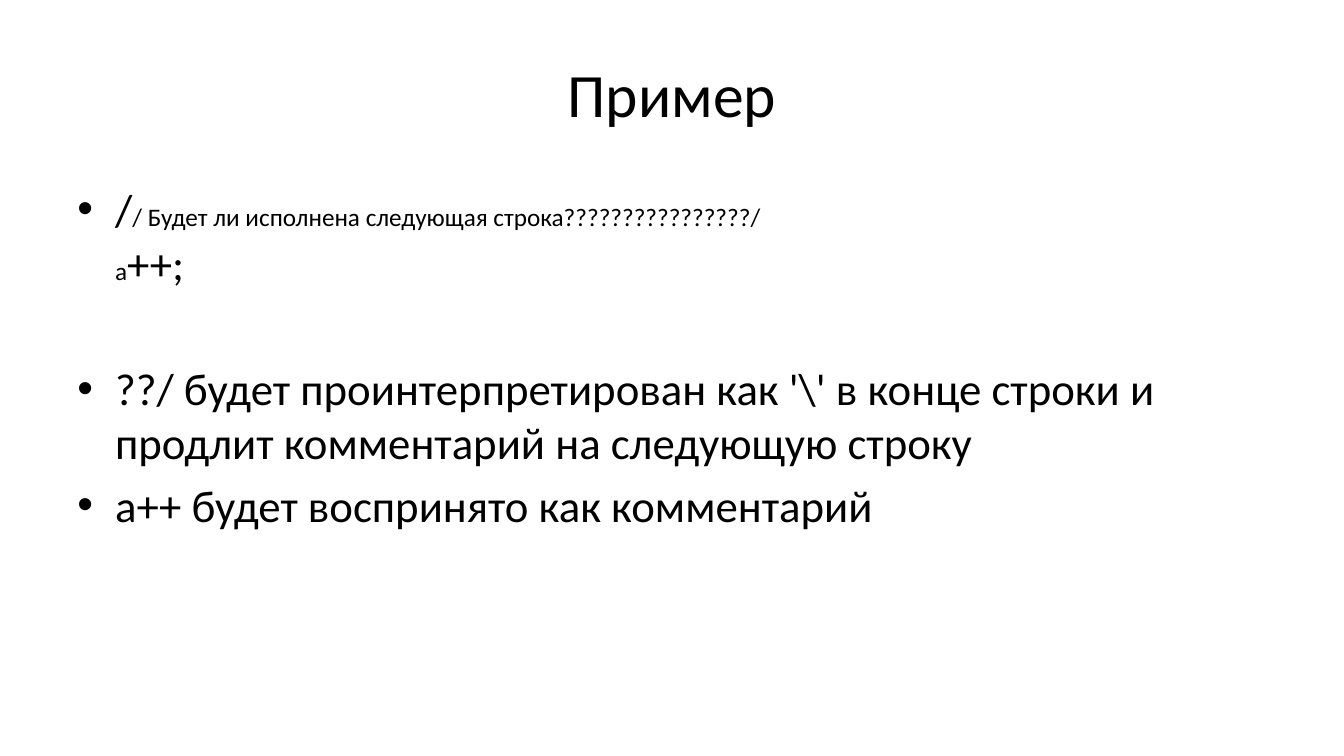
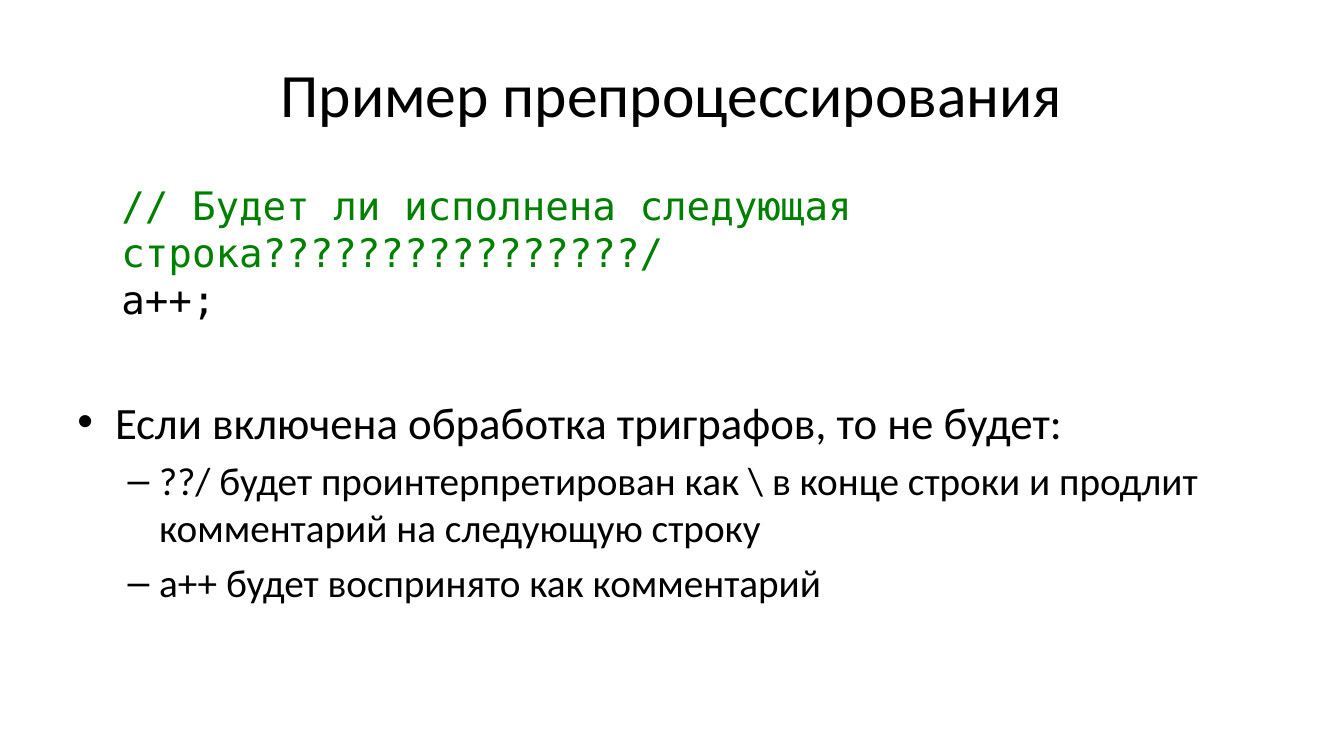
Before and after one commit to Evgueni-Petrov-aka-espetrov/Algorithms-and-Programming-in-C-pptx, a slide deck: slide 9 of 25 Препроцессор языка Си.pptx. Drawn at 1344x756 pixels with LibreOffice and Linux fonts; fonts in the diff are those of the drawing. Boxes give left, top, right and bottom in pixels: in the first picture for what was removed or moved away, otherwise in the second. Text is boxed around its words. In the diff, an @@ line names an element or a change of style, - is before the commit and + after.

```diff
--- a/25 Препроцессор языка Си.pptx
+++ b/25 Препроцессор языка Си.pptx
@@ title at <box>280,77,1062,127</box>: text changed @@
-Пример
+Пример препроцессирования
@@ text at <box>121,191,852,604</box>: size 32 to 28 pt in "// a++;", "a++ будет воспринято как комментарий"; size 18 to 28 pt, font Calibri to DejaVu Sans Mono in "// Будет ли исполнена следующая строка????????????????/ a++;"; text colour #000000 to #008000 in "// Будет ли исполнена следующая строка????????????????/"; bullet • to none; list level 1 to 2 in "// Будет ли исполнена следующая ..."; bullet • to –; list level 1 to 2 in "a++ будет воспринято как комментарий" @@
@@ text at <box>115,408,1198,549</box>: text changed; size 32 to 28 pt @@
-• ??/ будет проинтерпретирован как '\' в конце строки и продлит комментарий на следующую строку
+• Если включена обработка триграфов, то не будет:
+  – ??/ будет проинтерпретирован как \ в конце строки и продлит комментарий на следующую строку
```
Also in this commit, not shown: 11 other slides changed, 9 slides added, 7 slides removed.
